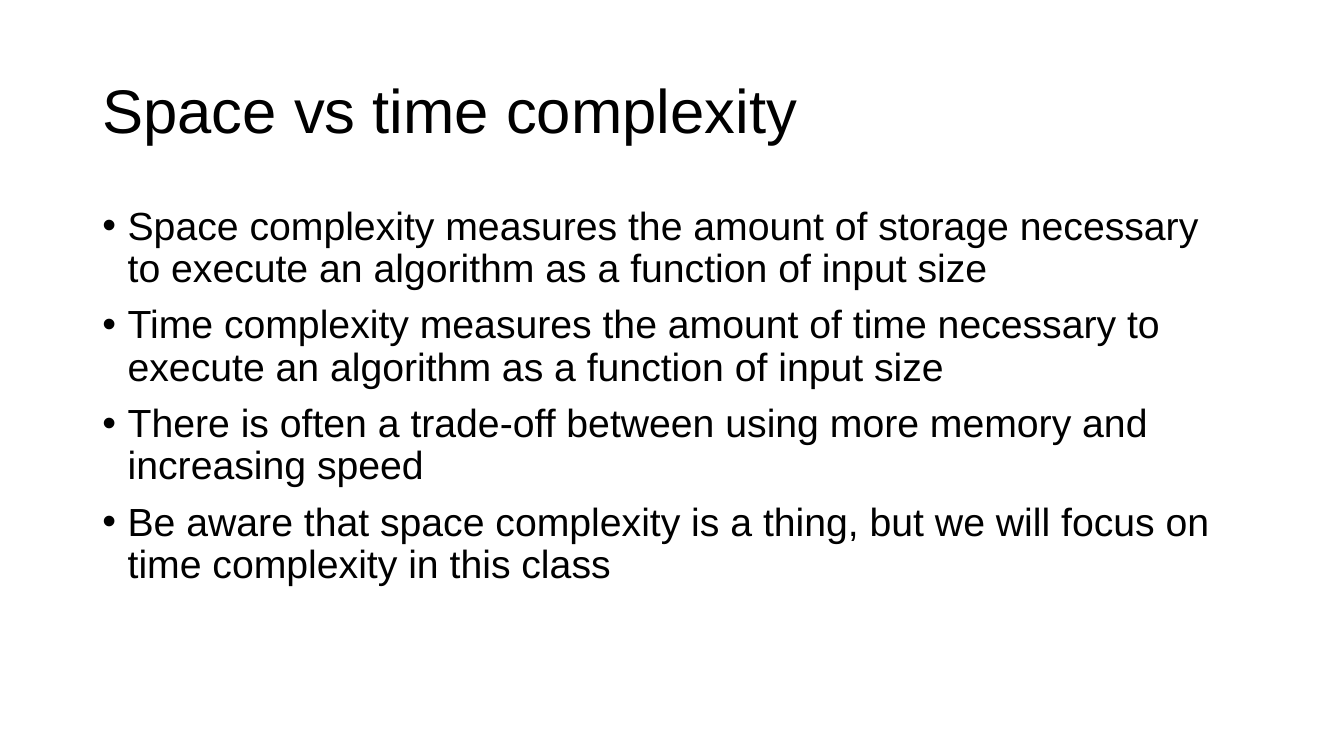
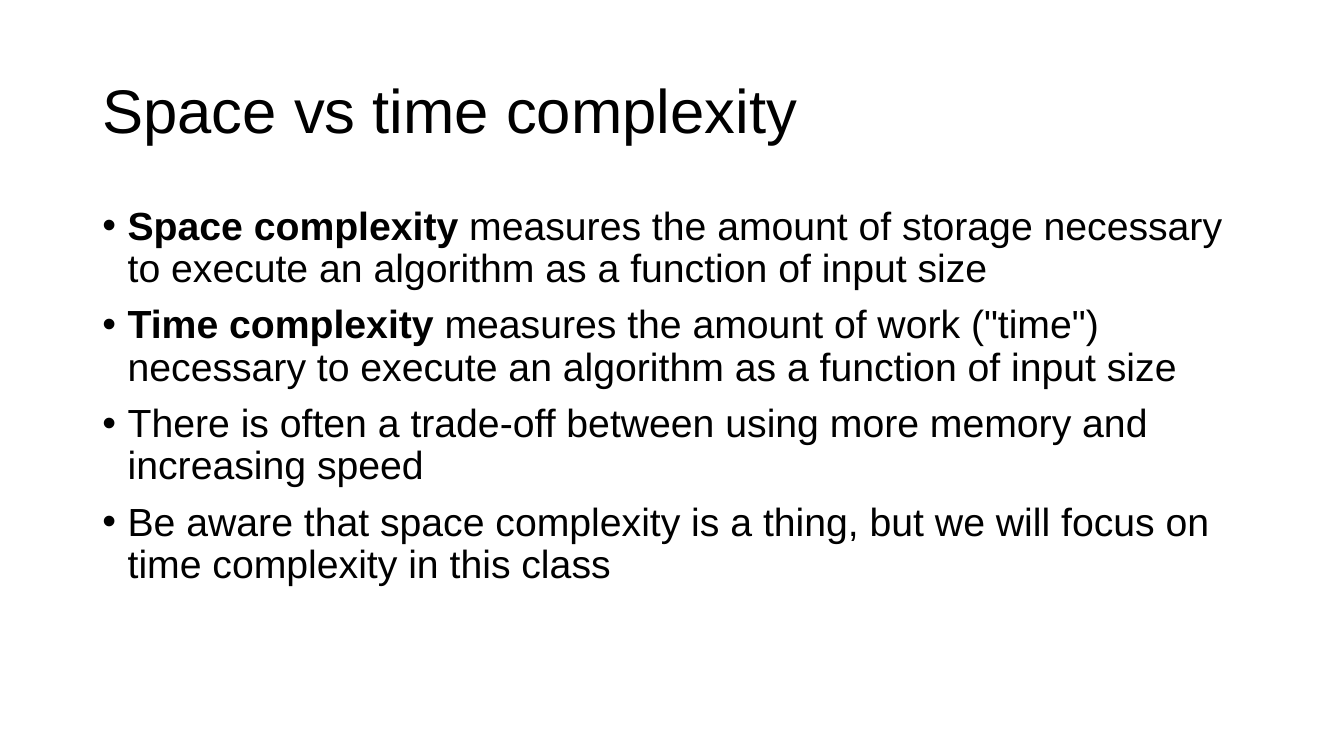
Before and after one commit to parrt/msds689, a slide deck: slide 5 of notes/complexity.pptx. Drawn at 1344x756 pixels with LibreOffice and Linux fonts; fonts in the diff are those of the drawing; background and template pictures are left out. Boxes give left, top, right and bottom in pixels: in the first picture for what was removed or moved away, otherwise in the second. Text is boxed around its words. In the diff, an @@ line names an element or a change of style, - is before the commit and + after.

```diff
--- a/notes/complexity.pptx
+++ b/notes/complexity.pptx
@@ text at [128, 211, 1223, 290]: bold on in "Space complexity" @@
@@ text at [128, 309, 1177, 389]: text changed @@
-• Time complexity measures the amount of time necessary to execute an algorithm as a function of input size
+• Time complexity measures the amount of work ("time") necessary to execute an algorithm as a function of input size
```
Also in this commit, not shown: 10 other slides changed, 1 other file.
